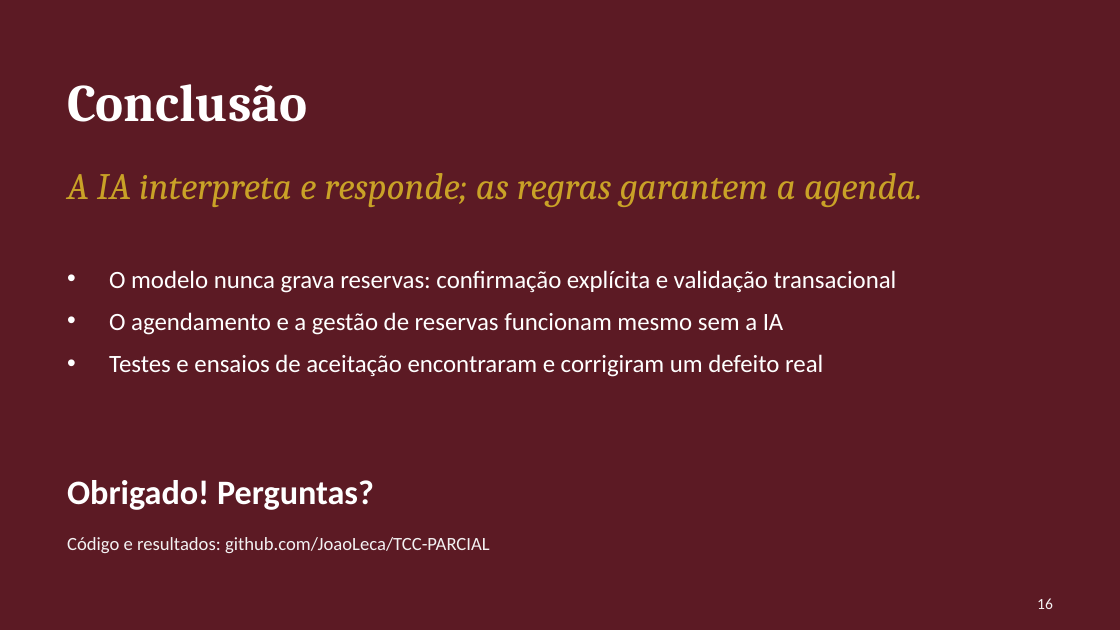
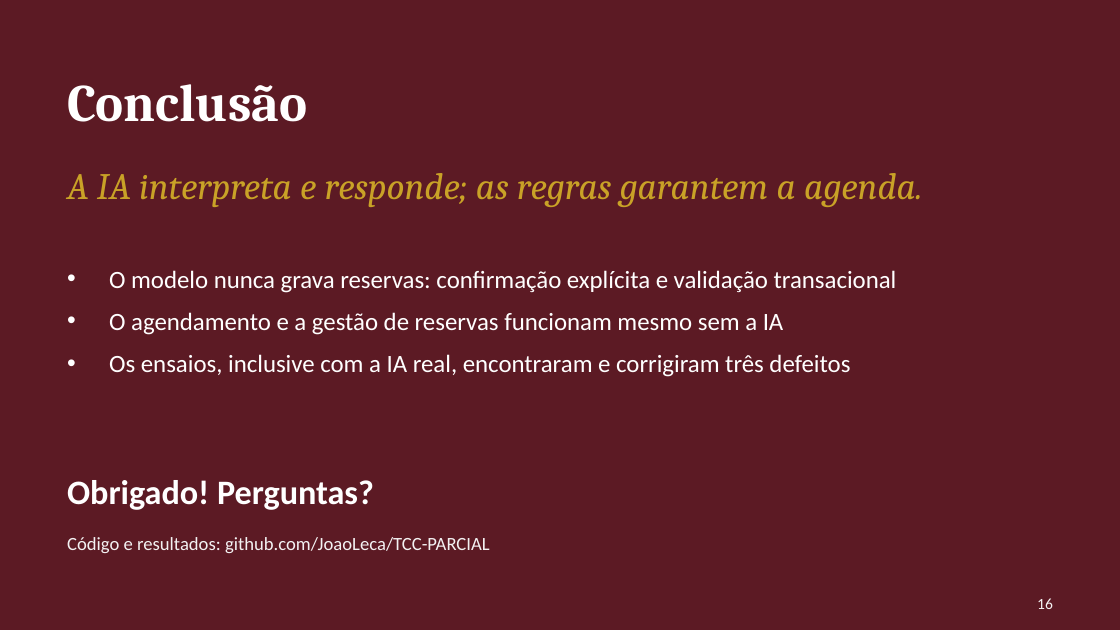
Before and after one commit to JoaoLeca/TCC-PARCIAL, a slide deck: slide 16 of docs/apresentacao/apresentacao_tcc.pptx. Drawn at 1120x630 pixels with LibreOffice and Linux fonts; fonts in the diff are those of the drawing. Boxes give left, top, right and bottom in pixels: in the first picture for what was removed or moved away, otherwise in the second. Text is boxed around its words. In the diff, an @@ line names an element or a change of style, - is before the commit and + after.

```diff
--- a/docs/apresentacao/apresentacao_tcc.pptx
+++ b/docs/apresentacao/apresentacao_tcc.pptx
@@ text at (109,354,850,377): text changed @@
-• Testes e ensaios de aceitação encontraram e corrigiram um defeito real
+• Os ensaios, inclusive com a IA real, encontraram e corrigiram três defeitos
```
Also in this commit, not shown: 3 other slides changed, 4 other files.
